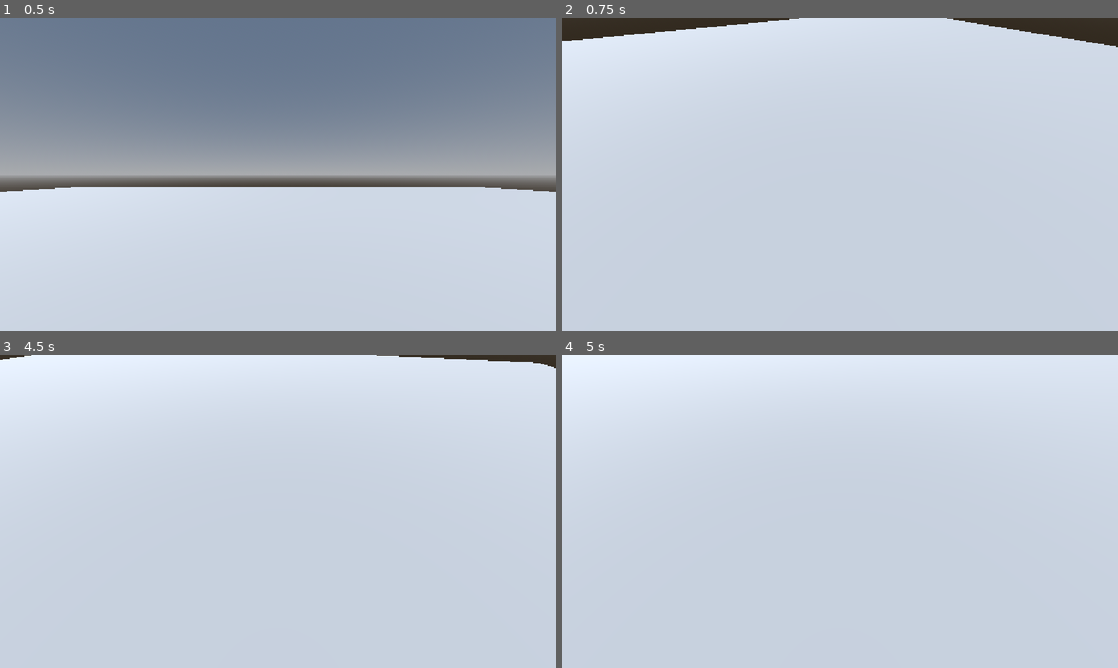
Above: before the commit, frames 1-4 (two rows, left to right).
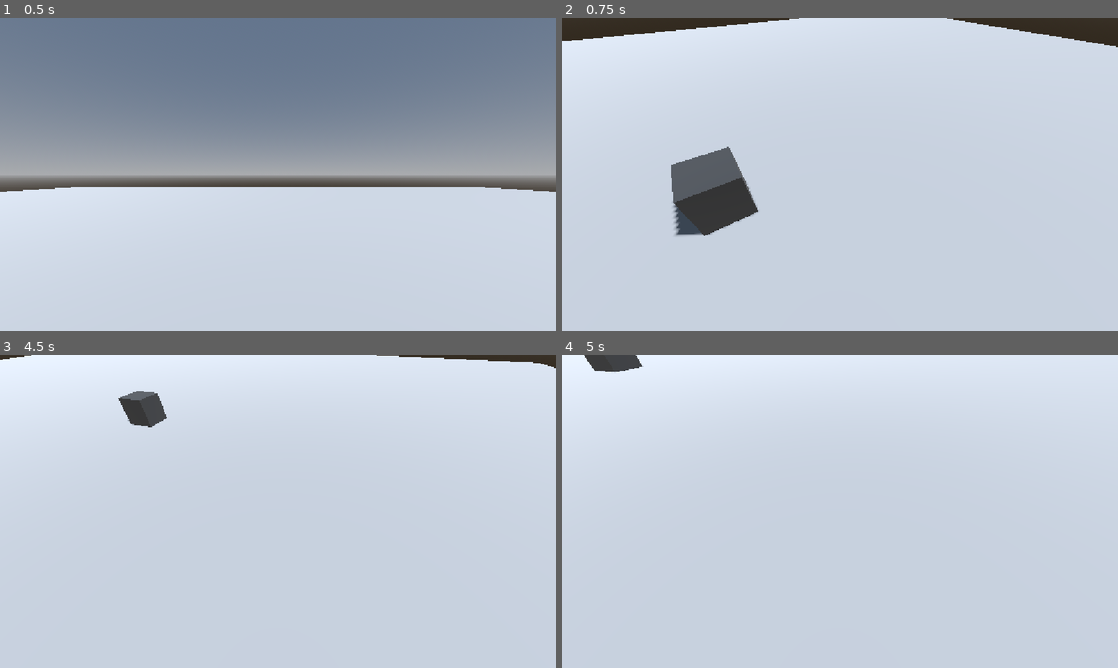
Above: after the commit, the same moments.

Repository: UncannyBunny/Project-1
Game: Godot game, scene res://test.tscn
Two runs of this game, one before a commit and one after it. Both use one fixed random seed, a clock stepped at 60 frames per second and the inputs below.
Inputs (mouse positions are in pixels of both pictures, inside the frame that each line leads up to):
- Up to frame 1 (0.5 s): no input
- Up to frame 2 (0.75 s): tap Enter at 0.5 s; move the mouse to (812, 237) at 0.52 s; hold Right (ui_right) from 0.53 s (still down)
- Up to frame 3 (4.5 s): move the mouse to (444, 558) at 1.27 s; move the mouse to (111, 464) at 2.02 s; release Right (ui_right) at 2.03 s; hold Left (ui_left) 2.03-4.28 s; tap Space at 2.75 s; move the mouse to (305, 511) at 2.77 s; move the mouse to (194, 433) at 3.52 s; tap Enter at 4.25 s; move the mouse to (400, 495) at 4.27 s; hold Right (ui_right) from 4.28 s (still down)
- Up to frame 4 (5 s): keep holding Right (ui_right)

Frame 1 is identical in both runs. In frame 2, 3.2% of the frame differs, in the area x 19-36%, y 41-70%; in frame 3, 0.7%; in frame 4, 0.5%.

Commit message:
Interaction Framework

Diff:
--- /dev/null
+++ b/Components/interaction_component.gd
@@ -0,0 +1,39 @@
+@tool
+class_name InteractionComponent extends Node3D
+
+## Object to receive the input
+@export var target_object: Node3D:
+	set(value):
+		target_object = value
+		notify_property_list_changed()
+## Method that will be called with the input
+@export var target_method_string: String = ""
+var target_method_callable: Callable
+
+func _ready() -> void:
+	# Avoid execution in editor environment.
+	if Engine.is_editor_hint():
+		return
+	# Bind target callable for
+	if target_object and not target_method_string.is_empty():
+		target_method_callable = Callable(target_object, target_method_string)
+
+func trigger_interaction() -> void:
+	print("Interacted")
+
+func _validate_property(property: Dictionary) -> void:
+	if property.name == "target_method_string":
+		var target_method_options: String = ""
+
+		if target_object and target_object.get_script():
+			var methods: Array = target_object.get_script().get_script_method_list()
+			var method_names: Array[String] = []
+
+			for method in methods:
+				if not method["name"].begins_with("_"):
+					method_names.append(method["name"])
+
+			target_method_options = ",".join(method_names)
+
+		property.hint = PROPERTY_HINT_ENUM
+		property.hint_string = target_method_options
--- a/Components/camera_bobber_component.gd
+++ b/Scripts/camera_bobber.gd
@@ -1,4 +1,4 @@
-class_name CameraBobberComponent extends Node3D
+class_name CameraBobber extends Node3D
 
 @export var camera_object: Camera3D
 @export var player_object: CharacterController3D
--- /dev/null
+++ b/Scripts/interaction_controller.gd
@@ -0,0 +1,20 @@
+class_name InteractionController extends Node3D
+
+@export var camera_object: Camera3D
+@export var reach: float = 0
+
+func trigger_interaction() -> void:
+	var space_state = get_world_3d().direct_space_state
+	var start_pos = camera_object.global_position
+	var end_pos = camera_object.global_position - camera_object.global_transform.basis.z * reach
+	var query = PhysicsRayQueryParameters3D.create(start_pos, end_pos)
+	query.collide_with_areas = true
+	query.collide_with_bodies = true
+	var result = space_state.intersect_ray(query)
+	if result:
+		var object: Node = result.collider
+		for child in object.get_children():
+			if child is not Node3D:
+					return
+			if child.has_method("trigger_interaction"):
+				child.trigger_interaction()
--- a/character_body_3d.tscn
+++ b/character_body_3d.tscn
@@ -6,7 +6,8 @@
 [ext_resource type="Script" uid="uid://t1u66x74hcm6" path="res://Components/axis_to_vector.gd" id="3_vd578"]
 [ext_resource type="Script" uid="uid://r1wo016j1ww5" path="res://Components/mouse_movement_component_3d.gd" id="4_c7tqt"]
 [ext_resource type="Script" uid="uid://ch2c44r2rtwru" path="res://Components/rotation_component.gd" id="4_nl27k"]
-[ext_resource type="Script" uid="uid://bihwcsxm5a2es" path="res://Components/camera_bobber_component.gd" id="6_obynr"]
+[ext_resource type="Script" uid="uid://bihwcsxm5a2es" path="res://Scripts/camera_bobber.gd" id="6_obynr"]
+[ext_resource type="Script" uid="uid://xjxpd3me43y0" path="res://Scripts/interaction_controller.gd" id="8_1igb4"]
 
 [sub_resource type="CapsuleMesh" id="CapsuleMesh_g4v7s"]
 
@@ -23,58 +24,6 @@
 [node name="CollisionShape3D" type="CollisionShape3D" parent="." unique_id=997496742]
 transform = Transform3D(1, 0, 0, 0, 1, 0, 0, 0, 1, 0, 1, 0)
 shape = SubResource("CapsuleShape3D_iwpo4")
-
-[node name="SingleInputComponent" type="Node3D" parent="." unique_id=55471534 node_paths=PackedStringArray("target_object")]
-script = ExtResource("2_jvo56")
-target_object = NodePath("..")
-target_method_string = "set_jump"
-input_string = "ui_accept"
-metadata/_custom_type_script = "uid://byrgu6dthsnix"
-
-[node name="SingleInputComponent2" type="Node3D" parent="." unique_id=7176410 node_paths=PackedStringArray("target_object")]
-script = ExtResource("2_jvo56")
-target_object = NodePath("..")
-target_method_string = "set_running"
-input_string = "ui_focus_next"
-metadata/_custom_type_script = "uid://byrgu6dthsnix"
-
-[node name="AxisToVector3D" type="Node3D" parent="." unique_id=1012072495 node_paths=PackedStringArray("target_object")]
-script = ExtResource("3_vd578")
-target_object = NodePath("..")
-target_method_string = "set_direction"
-is_local = true
-metadata/_custom_type_script = "uid://t1u66x74hcm6"
-
-[node name="AxisInputComponent" type="Node3D" parent="AxisToVector3D" unique_id=1736105387 node_paths=PackedStringArray("target_object")]
-script = ExtResource("2_fb3t6")
-target_object = NodePath("..")
-target_method_string = "set_component_x"
-multiplier = 1.0
-metadata/_custom_type_script = "uid://y1ywe8tvdv0c"
-
-[node name="AxisInputComponent2" type="Node3D" parent="AxisToVector3D" unique_id=1314114967 node_paths=PackedStringArray("target_object")]
-script = ExtResource("2_fb3t6")
-target_object = NodePath("..")
-target_method_string = "set_component_z"
-input_name_positive = "ui_up"
-input_name_negative = "ui_down"
-multiplier = 1.0
-metadata/_custom_type_script = "uid://y1ywe8tvdv0c"
-
-[node name="RotationComponent" type="Node3D" parent="." unique_id=99695442 node_paths=PackedStringArray("target_object")]
-script = ExtResource("4_nl27k")
-target_object = NodePath("..")
-is_local = true
-single_axis = 1
-
-[node name="MouseMovementComponent3D" type="Node3D" parent="RotationComponent" unique_id=1694245289 node_paths=PackedStringArray("target_object")]
-script = ExtResource("4_c7tqt")
-target_object = NodePath("..")
-target_method_string = "modify_rotation_euler"
-sensitivity = 1.0
-target_axis = 1
-invert_x_axis = true
-metadata/_custom_type_script = "uid://r1wo016j1ww5"
 
 [node name="Camera3D" type="Camera3D" parent="." unique_id=673640683]
 transform = Transform3D(1, 0, 0, 0, 1, 0, 0, 0, 1, 0, 1.4955306, 0)
@@ -105,3 +54,73 @@
 bob_height = 0.1
 bob_width = 0.05
 metadata/_custom_type_script = "uid://bihwcsxm5a2es"
+
+[node name="RotationComponent" type="Node3D" parent="Camera3D" unique_id=99695442 node_paths=PackedStringArray("target_object")]
+transform = Transform3D(1, 0, 0, 0, 1, 0, 0, 0, 1, 0, -1.4955306, 0)
+script = ExtResource("4_nl27k")
+target_object = NodePath("../..")
+is_local = true
+single_axis = 1
+
+[node name="MouseMovementComponent3D" type="Node3D" parent="Camera3D/RotationComponent" unique_id=1694245289 node_paths=PackedStringArray("target_object")]
+script = ExtResource("4_c7tqt")
+target_object = NodePath("..")
+target_method_string = "modify_rotation_euler"
+sensitivity = 1.0
+target_axis = 1
+invert_x_axis = true
+metadata/_custom_type_script = "uid://r1wo016j1ww5"
+
+[node name="Movement" type="Node3D" parent="." unique_id=1227062262]
+
+[node name="SingleInputComponent" type="Node3D" parent="Movement" unique_id=55471534 node_paths=PackedStringArray("target_object")]
+script = ExtResource("2_jvo56")
+target_object = NodePath("../..")
+target_method_string = "set_jump"
+input_string = "ui_accept"
+metadata/_custom_type_script = "uid://byrgu6dthsnix"
+
+[node name="SingleInputComponent2" type="Node3D" parent="Movement" unique_id=7176410 node_paths=PackedStringArray("target_object")]
+script = ExtResource("2_jvo56")
+target_object = NodePath("../..")
+target_method_string = "set_running"
+input_string = "ui_focus_next"
+metadata/_custom_type_script = "uid://byrgu6dthsnix"
+
+[node name="AxisToVector3D" type="Node3D" parent="Movement" unique_id=1012072495 node_paths=PackedStringArray("target_object")]
+script = ExtResource("3_vd578")
+target_object = NodePath("../..")
+target_method_string = "set_direction"
+is_local = true
+metadata/_custom_type_script = "uid://t1u66x74hcm6"
+
+[node name="AxisInputComponent" type="Node3D" parent="Movement/AxisToVector3D" unique_id=1736105387 node_paths=PackedStringArray("target_object")]
+script = ExtResource("2_fb3t6")
+target_object = NodePath("..")
+target_method_string = "set_component_x"
+multiplier = 1.0
+metadata/_custom_type_script = "uid://y1ywe8tvdv0c"
+
+[node name="AxisInputComponent2" type="Node3D" parent="Movement/AxisToVector3D" unique_id=1314114967 node_paths=PackedStringArray("target_object")]
+script = ExtResource("2_fb3t6")
+target_object = NodePath("..")
+target_method_string = "set_component_z"
+input_name_positive = "ui_up"
+input_name_negative = "ui_down"
+multiplier = 1.0
+metadata/_custom_type_script = "uid://y1ywe8tvdv0c"
+
+[node name="Interaction" type="Node3D" parent="." unique_id=590325271]
+
+[node name="InteractionController" type="Node3D" parent="Interaction" unique_id=931506142 node_paths=PackedStringArray("camera_object")]
+script = ExtResource("8_1igb4")
+camera_object = NodePath("../../Camera3D")
+reach = 1.0
+metadata/_custom_type_script = "uid://xjxpd3me43y0"
+
+[node name="SingleInputComponent" type="Node3D" parent="Interaction/InteractionController" unique_id=940735286 node_paths=PackedStringArray("target_object")]
+script = ExtResource("2_jvo56")
+target_object = NodePath("..")
+target_method_string = "trigger_interaction"
+input_string = "ui_text_backspace"
+metadata/_custom_type_script = "uid://byrgu6dthsnix"
--- a/test.tscn
+++ b/test.tscn
@@ -1,6 +1,7 @@
 [gd_scene format=3 uid="uid://bisuxvwdp0013"]
 
 [ext_resource type="PackedScene" uid="uid://dlygyllacfx4x" path="res://character_body_3d.tscn" id="1_37kl0"]
+[ext_resource type="Script" uid="uid://ba5yjgajhffab" path="res://Components/interaction_component.gd" id="2_8uh7m"]
 
 [sub_resource type="ProceduralSkyMaterial" id="ProceduralSkyMaterial_37kl0"]
 sky_horizon_color = Color(0.66224277, 0.6717428, 0.6867428, 1)
@@ -14,14 +15,22 @@
 sky = SubResource("Sky_8uh7m")
 glow_enabled = true
 
-[sub_resource type="BoxShape3D" id="BoxShape3D_37kl0"]
-size = Vector3(100, 26.6875, 100)
+[sub_resource type="WorldBoundaryShape3D" id="WorldBoundaryShape3D_57qmd"]
 
 [sub_resource type="StandardMaterial3D" id="StandardMaterial3D_vd578"]
 albedo_color = Color(0.57700837, 0.5770084, 0.57700837, 1)
 
 [sub_resource type="PlaneMesh" id="PlaneMesh_g4v7s"]
 material = SubResource("StandardMaterial3D_vd578")
+
+[sub_resource type="BoxShape3D" id="BoxShape3D_g4v7s"]
+
+[sub_resource type="StandardMaterial3D" id="StandardMaterial3D_yf5fn"]
+albedo_color = Color(0.4351923, 0.43519226, 0.43519226, 1)
+metallic = 1.0
+
+[sub_resource type="BoxMesh" id="BoxMesh_g4v7s"]
+material = SubResource("StandardMaterial3D_yf5fn")
 
 [node name="Test" type="Node3D" unique_id=1798671199]
 
@@ -42,9 +51,21 @@
 [node name="StaticBody3D" type="StaticBody3D" parent="." unique_id=376527176]
 
 [node name="CollisionShape3D" type="CollisionShape3D" parent="StaticBody3D" unique_id=604168635]
-transform = Transform3D(23.813545, 0, 0, 0, 1, 0, 0, 0, 23.813545, 0, -13.34375, 0)
-shape = SubResource("BoxShape3D_37kl0")
+shape = SubResource("WorldBoundaryShape3D_57qmd")
 
 [node name="MeshInstance3D" type="MeshInstance3D" parent="StaticBody3D" unique_id=452215819]
 transform = Transform3D(23.813547, 0, 0, 0, 1, 0, 0, 0, 23.813547, 0, 0, 0)
 mesh = SubResource("PlaneMesh_g4v7s")
+
+[node name="StaticBody3D2" type="StaticBody3D" parent="." unique_id=431641763]
+transform = Transform3D(1, 0, 0, 0, 1, 0, 0, 0, 1, -3, 0.5, 0)
+
+[node name="CollisionShape3D" type="CollisionShape3D" parent="StaticBody3D2" unique_id=1381402729]
+shape = SubResource("BoxShape3D_g4v7s")
+
+[node name="MeshInstance3D" type="MeshInstance3D" parent="StaticBody3D2" unique_id=1932075164]
+mesh = SubResource("BoxMesh_g4v7s")
+
+[node name="InteractionComponent" type="Node3D" parent="StaticBody3D2" unique_id=1636293948]
+script = ExtResource("2_8uh7m")
+metadata/_custom_type_script = "uid://ba5yjgajhffab"
Not shown, added: Components/interaction_component.gd.uid
Renamed: Components/camera_bobber_component.gd.uid -> Scripts/camera_bobber.gd.uid
Not shown, added: Scripts/interaction_controller.gd.uid
